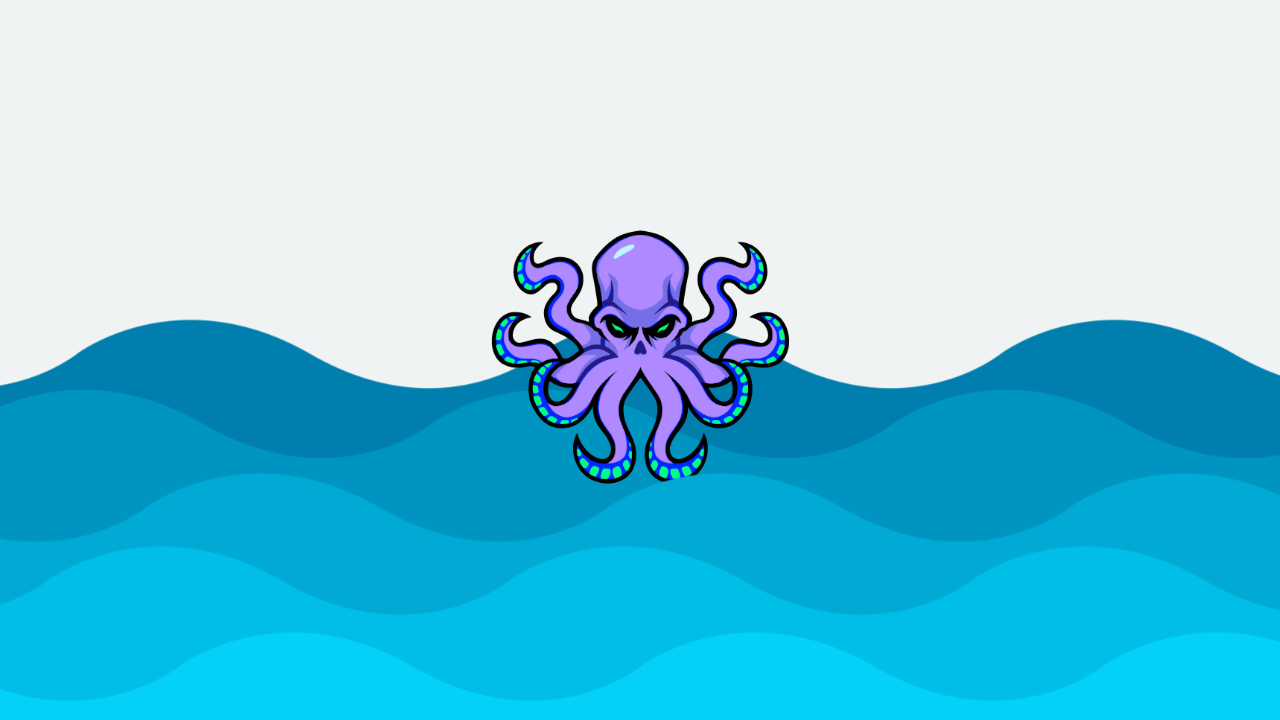
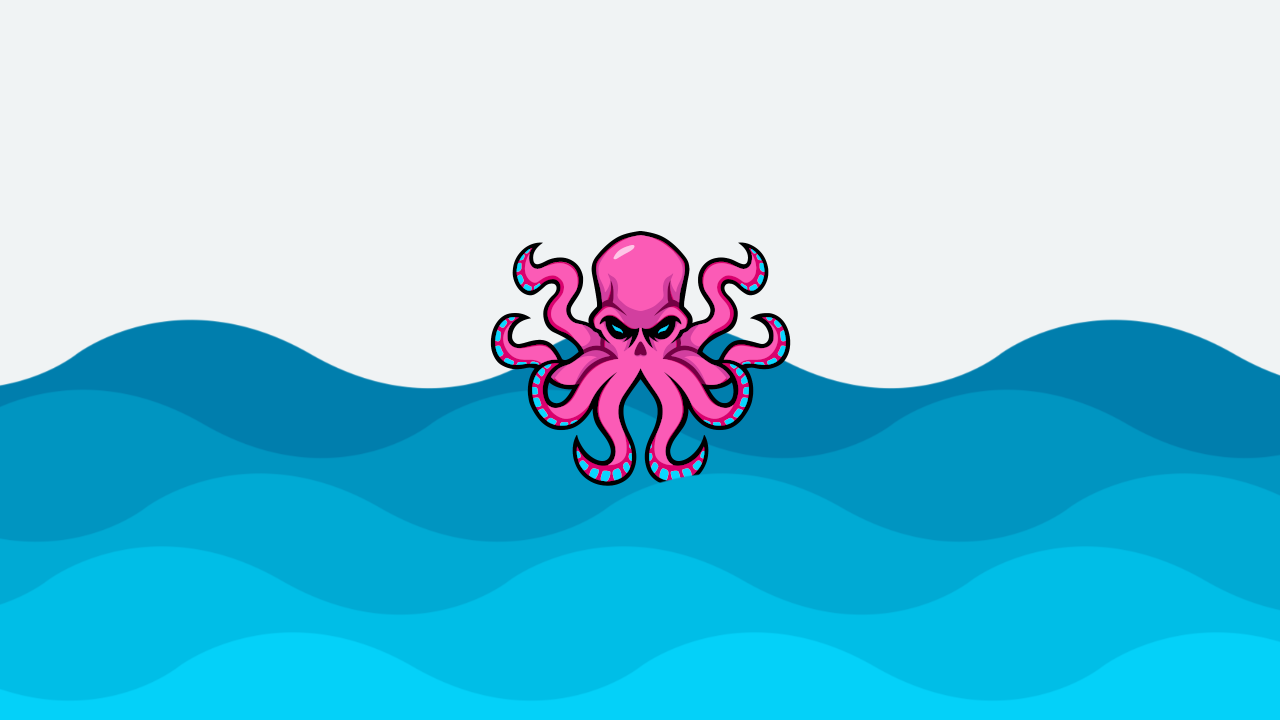
Before/after of a 1280 x 720 layered artwork. What changed in the layer stack:
painted on "Logo" over [left=490, top=230, right=791, bottom=486]